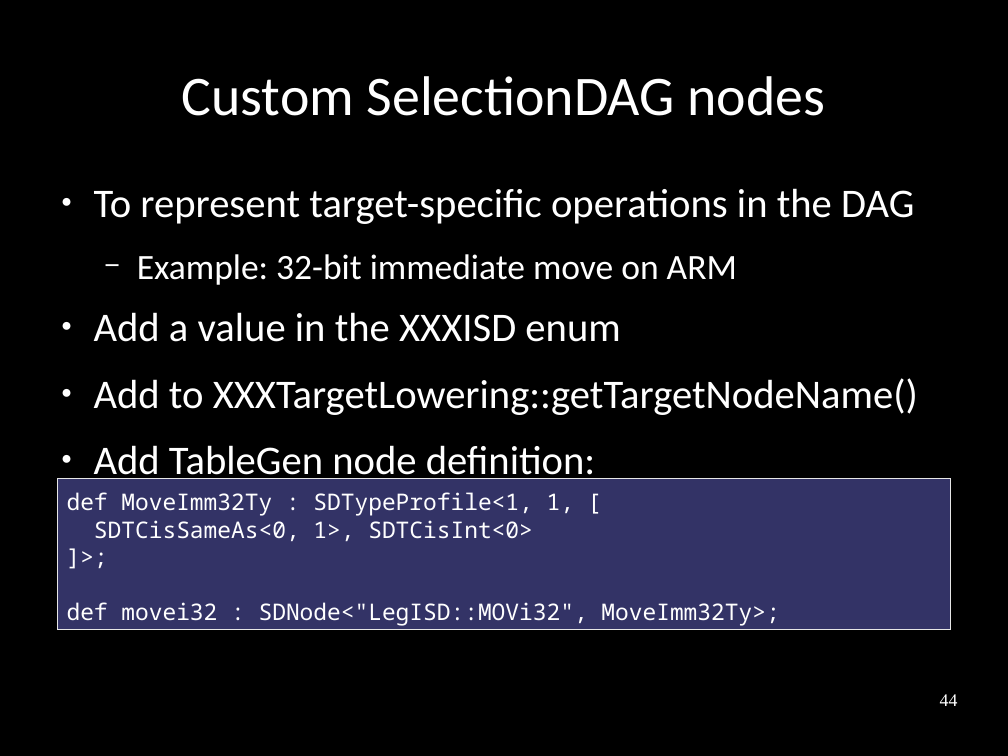
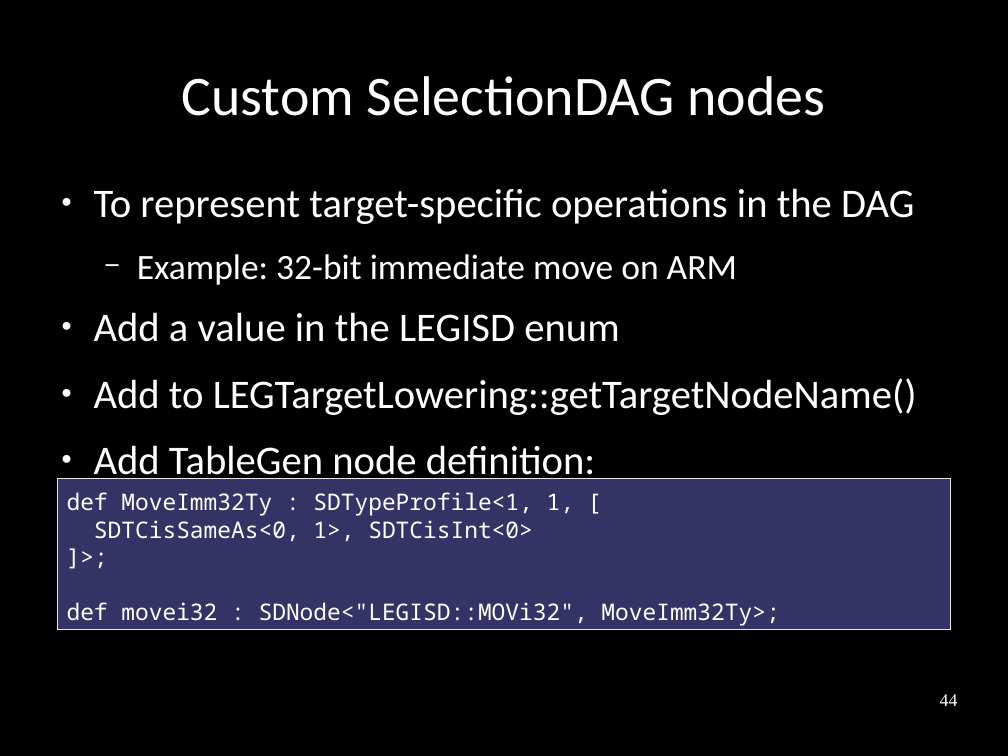
Before and after one commit to frasercrmck/llvm-leg, a slide deck: slide 44 of docs/Codeplay/Slides.odp. Drawn at 1008x756 pixels with LibreOffice and Linux fonts; fonts in the diff are those of the drawing. Boxes give left, top, right and bottom in pixels: in the first picture for what was removed or moved away, otherwise in the second. Text is boxed around its words. In the diff, an @@ line names an element or a change of style, - is before the commit and + after.

```diff
--- a/docs/Codeplay/Slides.odp
+++ b/docs/Codeplay/Slides.odp
@@ text at bbox=[94, 312, 917, 415]: text changed @@
-● Add a value in the XXXISD enum
-● Add to XXXTargetLowering::getTargetNodeName()
+● Add a value in the LEGISD enum
+● Add to LEGTargetLowering::getTargetNodeName()
@@ text in rectangle at bbox=[67, 602, 779, 626]: text changed @@
-def movei32 : SDNode<"LegISD::MOVi32", MoveImm32Ty>;
+def movei32 : SDNode<"LEGISD::MOVi32", MoveImm32Ty>;
```
Also in this commit, not shown: 30 other slides changed.
